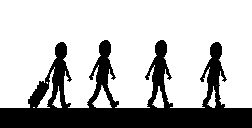
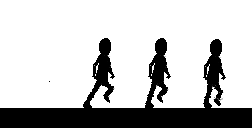
Layers edited between the first and the second 252×128 image:
removed layer "Layer 14" over (45, 59, 56, 82)
removed layer "Layer 9 copy 13" over (45, 42, 72, 108)
added layer "Walk 3" above "Walk2" over (48, 42, 71, 108)
added layer "Walk2" above "Walk 1" over (48, 42, 68, 108)
added layer "Walk 1" above "Walk ft bag 2" over (46, 42, 72, 108)
renamed "Layer 18 copy 2" to "Walk.ft.bag 1", hid it, painted on it over (28, 42, 72, 108)
showed "Layer 9 copy 12" over (203, 39, 226, 108)
hid "Layer 9 copy 9" over (200, 42, 227, 108)
showed "Layer 9 copy 8" over (145, 38, 171, 108)
hid "Layer 9 copy 5" over (145, 40, 173, 108)
showed "Layer 9 copy 4" over (83, 38, 115, 108)
hid "Layer 9 copy" over (87, 40, 119, 108)
